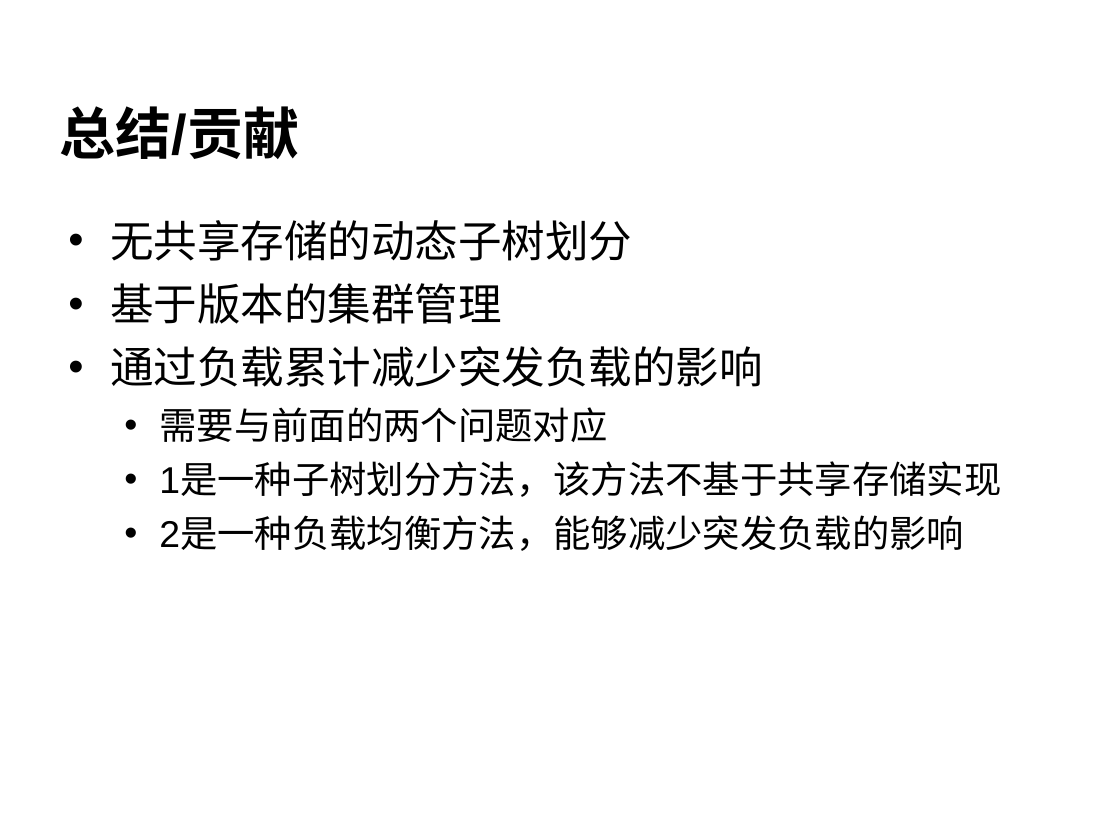
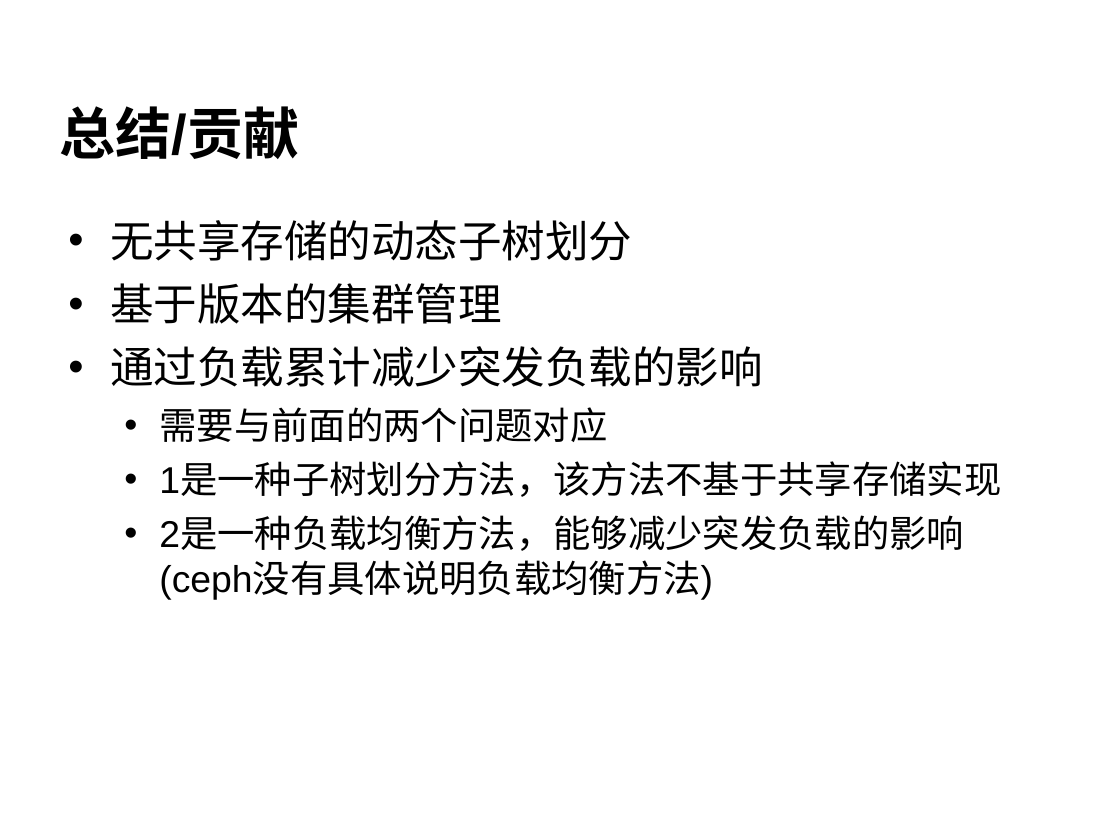
Before and after one commit to cheliequan/idning-paper, a slide deck: slide 26 of draft/答辩.ppt (slide 30 before the commit). Drawn at 1120x840 pixels with LibreOffice and Linux fonts; fonts in the diff are those of the drawing; background and template pictures are left out. Boxes give left, top, right and bottom in pixels: in the first picture for what was removed or moved away, otherwise in the second. Text is boxed around its words. In the diff, an @@ line names an element or a change of style, - is before the commit and + after.

```diff
--- a/draft/答辩.ppt
+++ b/draft/答辩.ppt
@@ text at box(159, 518, 964, 599): text changed @@
-  • 2是一种负载均衡方法，能够减少突发负载的影响
+  • 2是一种负载均衡方法，能够减少突发负载的影响(ceph没有具体说明负载均衡方法)
```
Also in this commit, not shown: 8 other slides changed, 1 slide added, 5 slides removed, 2 other files.
